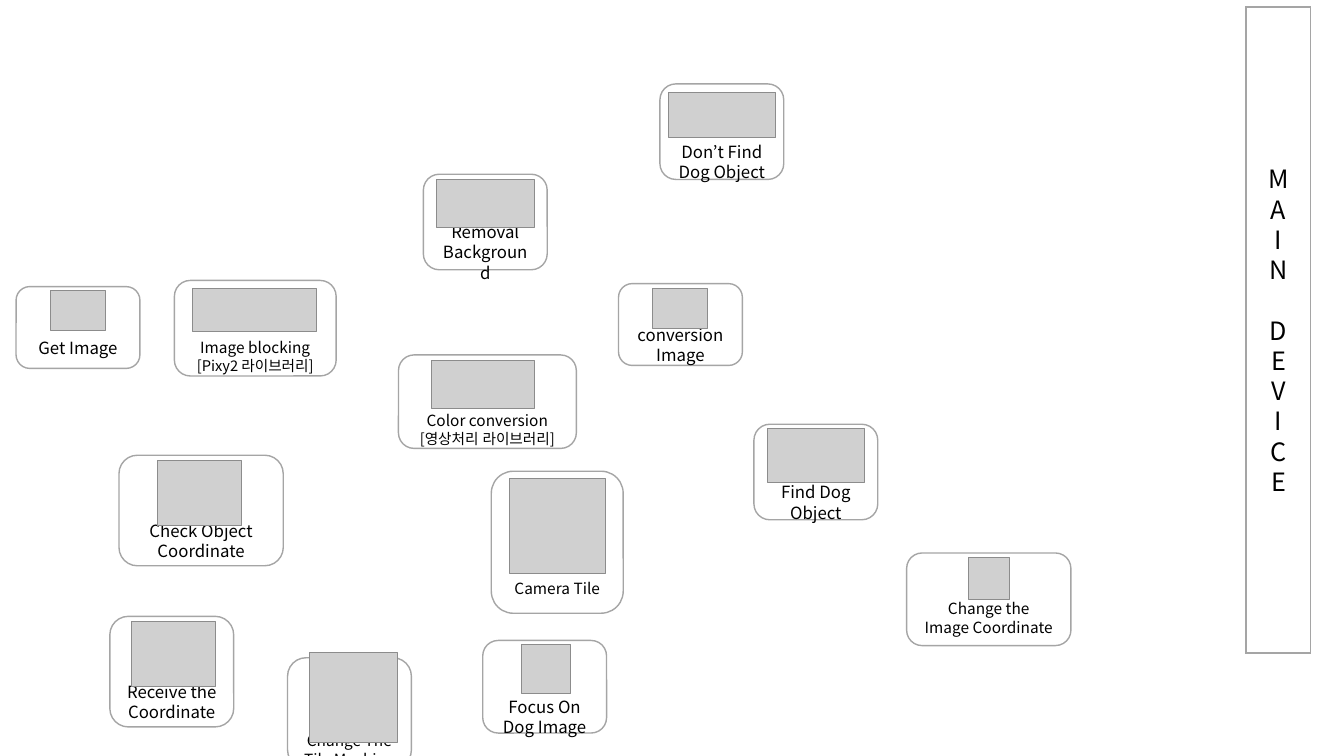
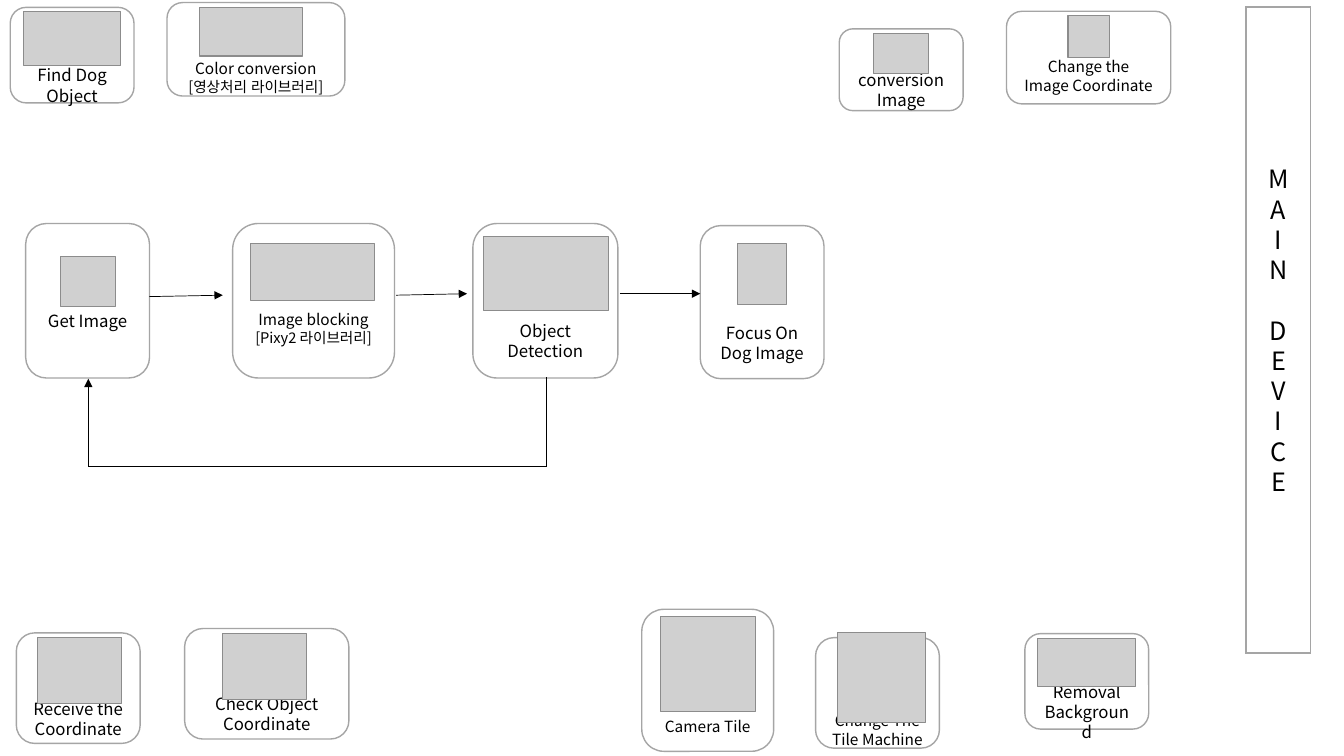
Before and after one commit to greatmanfantasy/GGCS, a slide deck: slide 2 of Report/보고서에 첨부된 그림 및 자료/영상처리 흐름도.pptx. Drawn at 1344x756 pixels with LibreOffice and Linux fonts; fonts in the diff are those of the drawing; grey boxes stand for pictures. Boxes give left, top, right and bottom in pixels: in the first picture for what was removed or moved away, otherwise in the second. Text is boxed around its words. In the diff, an @@ line names an element or a change of style, - is before the commit and + after.

```diff
--- a/Report/보고서에 첨부된 그림 및 자료/영상처리 흐름도.pptx
+++ b/Report/보고서에 첨부된 그림 및 자료/영상처리 흐름도.pptx
@@ rounded rectangle "Find Dog Object" moved from (x1=754, y1=424, x2=878, y2=520) to (x1=10, y1=7, x2=134, y2=103) @@
@@ picture moved from (x1=767, y1=429, x2=864, y2=483) to (x1=23, y1=11, x2=120, y2=66) @@
@@ rounded rectangle "Color conversion" moved from (x1=398, y1=355, x2=576, y2=449) to (x1=167, y1=3, x2=345, y2=97) @@
@@ picture moved from (x1=432, y1=360, x2=534, y2=408) to (x1=200, y1=8, x2=302, y2=56) @@
@@ rounded rectangle "conversion Image" moved from (x1=619, y1=283, x2=743, y2=365) to (x1=840, y1=29, x2=964, y2=111) @@
@@ rounded rectangle "Change the" moved from (x1=906, y1=554, x2=1071, y2=646) to (x1=1007, y1=11, x2=1172, y2=104) @@
@@ picture moved from (x1=968, y1=558, x2=1009, y2=599) to (x1=1069, y1=16, x2=1110, y2=57) @@
@@ picture moved from (x1=653, y1=288, x2=709, y2=328) to (x1=874, y1=34, x2=930, y2=74) @@
@@ rounded rectangle "Get Image" resized from (x1=16, y1=286, x2=140, y2=368) to (x1=25, y1=224, x2=149, y2=378) @@
@@ rounded rectangle "Image blocking" resized from (x1=174, y1=280, x2=337, y2=376) to (x1=233, y1=224, x2=395, y2=378) @@
@@ rounded rectangle "Object Detection" resized from (x1=660, y1=84, x2=784, y2=179) to (x1=473, y1=224, x2=618, y2=378) @@
@@ picture resized from (x1=669, y1=93, x2=776, y2=138) to (x1=484, y1=237, x2=609, y2=311) @@
@@ rounded rectangle "Focus On" resized from (x1=483, y1=640, x2=607, y2=733) to (x1=701, y1=226, x2=825, y2=379) @@
@@ picture resized from (x1=50, y1=291, x2=106, y2=331) to (x1=60, y1=257, x2=116, y2=307) @@
@@ picture resized from (x1=193, y1=288, x2=317, y2=332) to (x1=250, y1=244, x2=374, y2=300) @@
@@ picture resized from (x1=521, y1=644, x2=571, y2=694) to (x1=738, y1=244, x2=787, y2=304) @@
@@ arrow added from (149, 296) to (223, 295), #000000 0.5 pt @@
@@ arrow added from (396, 295) to (467, 293), #000000 0.5 pt @@
@@ arrow added from (620, 293) to (701, 293), #000000 0.5 pt @@
@@ text in rounded rectangle at (x1=507, y1=323, x2=583, y2=358): text changed @@
-Don’t Find
-Dog Object
+Object Detection
@@ elbow arrow added from (546, 377) to (89, 379), #000000 0.5 pt @@
@@ rounded rectangle "Check Object Coordinate" moved from (x1=119, y1=456, x2=283, y2=567) to (x1=185, y1=629, x2=349, y2=740) @@
@@ rounded rectangle "Camera Tile" moved from (x1=491, y1=471, x2=623, y2=613) to (x1=642, y1=609, x2=774, y2=751) @@
@@ picture moved from (x1=510, y1=479, x2=606, y2=575) to (x1=660, y1=617, x2=756, y2=713) @@
@@ rounded rectangle "Receive the Coordinate" moved from (x1=110, y1=617, x2=234, y2=728) to (x1=16, y1=633, x2=140, y2=744) @@
@@ picture moved from (x1=131, y1=621, x2=215, y2=687) to (x1=38, y1=638, x2=122, y2=704) @@
@@ picture moved from (x1=157, y1=461, x2=241, y2=526) to (x1=223, y1=634, x2=307, y2=700) @@
@@ rounded rectangle "Change The" resized from (x1=287, y1=658, x2=411, y2=756) to (x1=816, y1=638, x2=940, y2=749) @@
@@ picture moved from (x1=310, y1=653, x2=397, y2=743) to (x1=838, y1=633, x2=926, y2=723) @@
@@ rounded rectangle "Removal" moved from (x1=423, y1=174, x2=547, y2=270) to (x1=1025, y1=634, x2=1149, y2=730) @@
@@ picture moved from (x1=437, y1=179, x2=534, y2=227) to (x1=1038, y1=639, x2=1136, y2=687) @@
```
Also in this commit, not shown: 1 other file.
